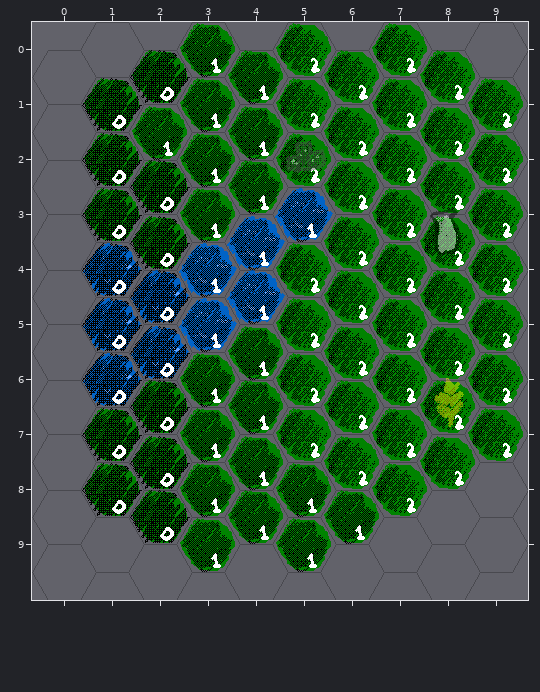
Tiled map: Tiled/Region1.tmx. That is the earlier state.
Cells are 64x55 px. Hexagonal. Every second column is shifted by half a cell. Shown: x 0..9, y 0..9.
The same view after the edit:
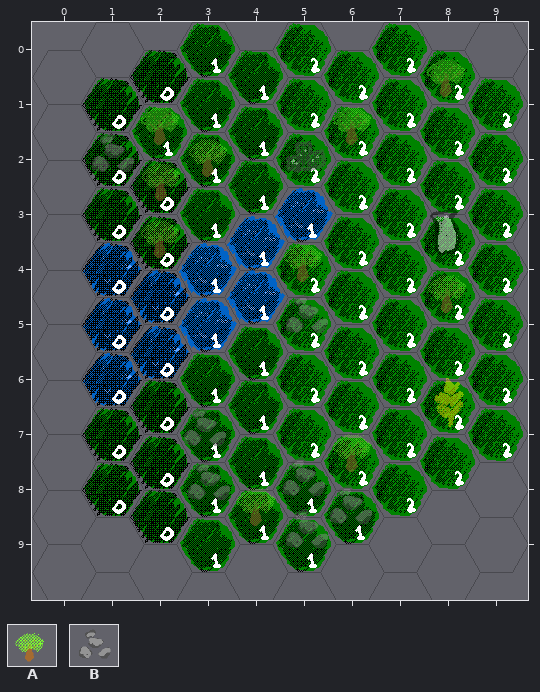
Key: from "Objects": A 3 "Forest", B 4 "Rocks".
Objects are placed by their top-left corner, in cells (3,4 is the top-left corner of cell 3,4); size is 1x1 cell unless given.
Message: add trees and rocks
The edit:
Layer "Objects":
added: A "Forest" at 8,0.5 size 1.3x1
added: A "Forest" at 6.1,1.4 size 1.3x1
added: A "Forest" at 2.1,1.4 size 1.3x1
added: B "Rocks" at 1,1.9 size 1.3x1
added: A "Forest" at 3.1,1.9 size 1.3x1
added: A "Forest" at 2.1,2.4 size 1.3x1
added: A "Forest" at 2.1,3.4 size 1.3x1
added: A "Forest" at 5,3.8 size 1.3x1
added: A "Forest" at 8,4.4 size 1.3x1
added: B "Rocks" at 5,4.8 size 1.3x1
added: B "Rocks" at 2.9,6.9 size 1.3x1
added: A "Forest" at 6.1,7.3 size 1.3x1
added: B "Rocks" at 5,7.8 size 1.3x1
added: B "Rocks" at 3,7.9 size 1.3x1
added: A "Forest" at 4.1,8.3 size 1.3x1
added: B "Rocks" at 6,8.3 size 1.3x1
added: B "Rocks" at 5,8.7 size 1.3x1
Where, in picture pixels (left, top, right, bottom), the same in both pictures:
added: (427, 59, 465, 97)
added: (92, 107, 227, 258)
added: (333, 107, 371, 145)
added: (284, 244, 328, 333)
added: (428, 275, 466, 313)
added: (184, 407, 372, 548)
